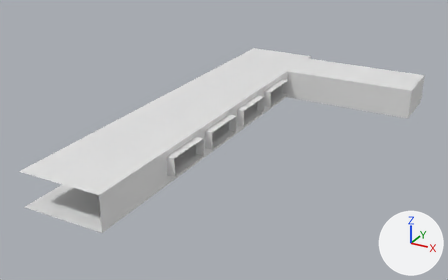
An edit to the Blender file Mythos High/Assets/Resources/3D/battlefield.blend, drawn before and after from the same camera.
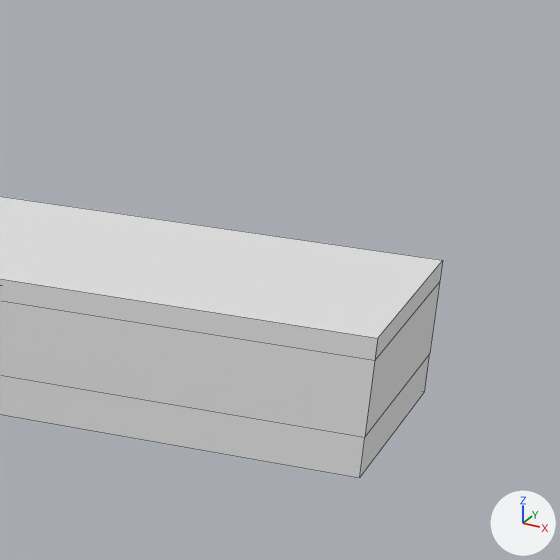
There are two pictures of each version: one whole from a 50 mm lens placed at (19.0, -32.1, 15.7), pointed at (1.4, -0.1, -0.4), one close up on the part from 75% to 100% of the width and 8% to 48% of the height. The lights are fixed; the arrows at lower right show +X, +Y and +Z. The close-ups show mesh edges as thin lines.
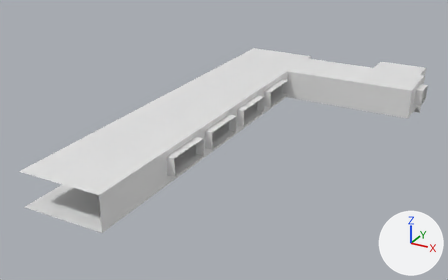
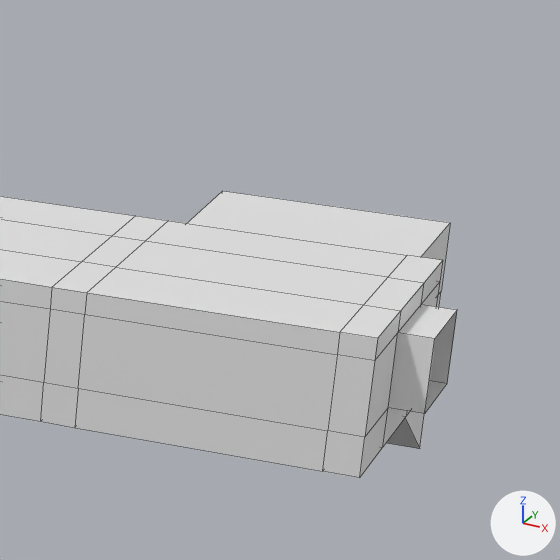
Commit message: another update on battlefield

The change in detail:
me_plane is used by ob_plane; location (0.0, 0.0, 0.0).
me_plane had 240 vertices, 196 faces and spanned x -3.0..11.0, y -13.0..13.0, z 0.0..2.0.
me_plane now has 306 vertices, 259 faces and spans x -3.0..11.5, y -13.0..15.3, z -2.0..2.0.
Part 1, on me_plane:
15 faces are deleted.
6 vertices are added at (7.0, 15.3, 0.6), (7.0, 15.3, 1.7), (10.5, 15.3, 1.7), (10.5, 15.3, 0.6), (10.5, 15.3, -2.0), (7.0, 15.3, -2.0).
10 new vertices lie (0.0, -1.1, 0.0) away from vertices in x -3.0..11.0, y 12.3, z 0.0..2.0.
10 new vertices lie (4.5, 0.0, 0.0) away from vertices in x 2.0, y 8.4..12.3, z 0.0..2.0.
12 new vertices lie (0.5, 0.0, 0.0) away from vertices in x 6.5..11.0, y 8.4..12.3, z 0.0..2.0.
16 new vertices lie (0.0, -1.4, 0.0) away from vertices in x -3.0..11.5, y 11.2, z 0.0..2.0.
12 new vertices lie (-0.5, 0.0, 0.0) away from vertices in x 11.0, y 8.4..12.3, z 0.0..2.0.
78 new faces join them.

Where the change shows, as pixel boxes [x1, y1, x2, y2] in the close-ups (560 x 560 px):
'Plane', reshaped
    before: [0, 196, 442, 478]
    after: [0, 191, 457, 478]
